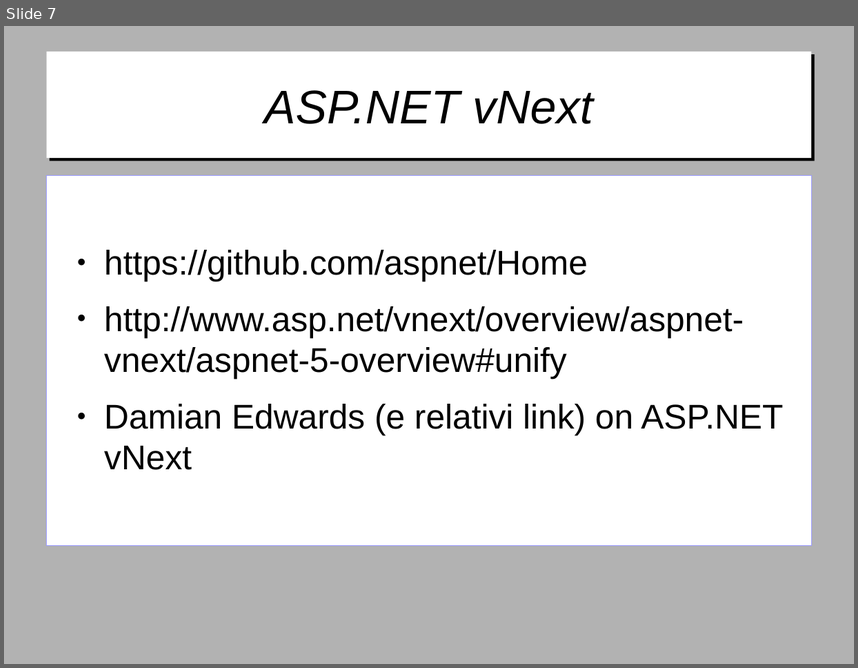
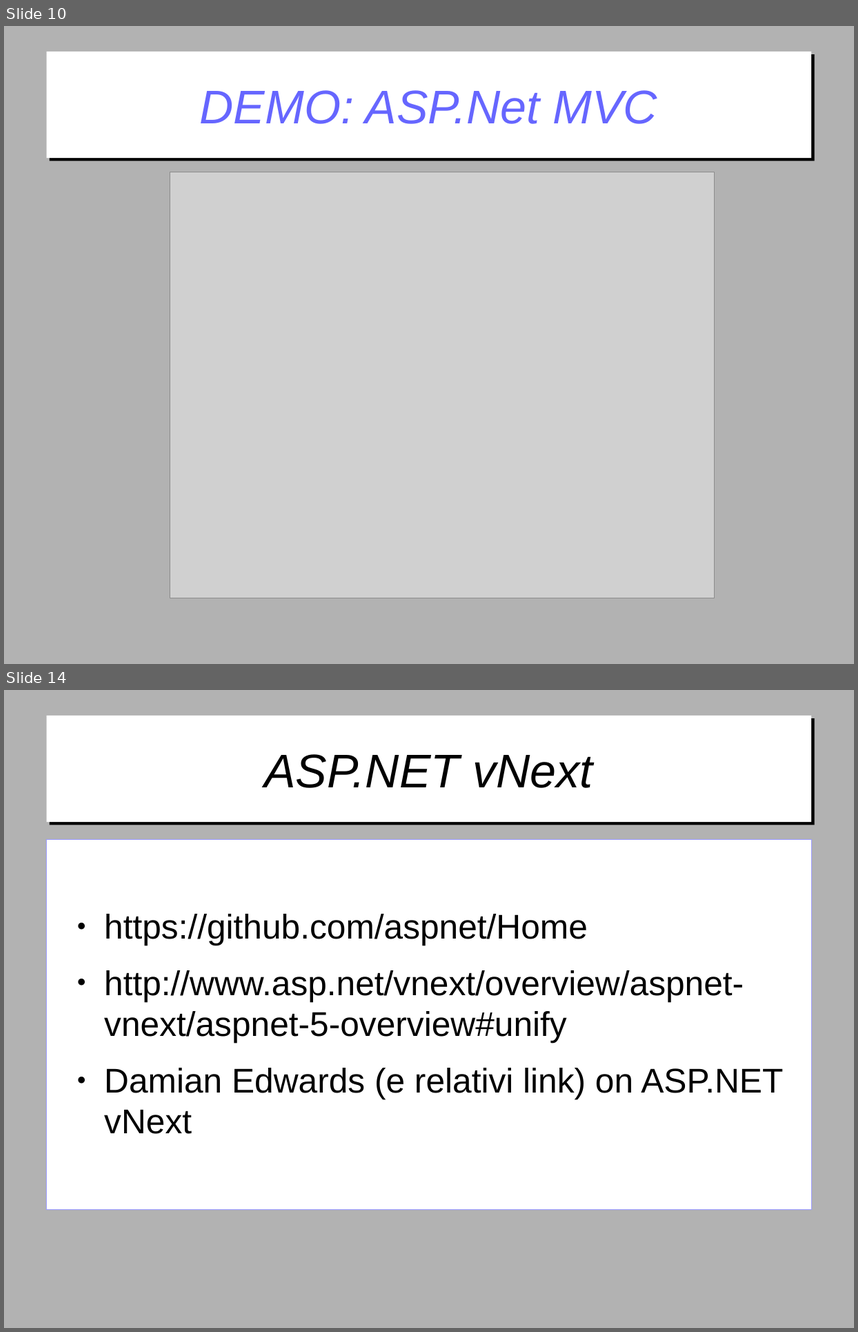
Before and after one commit to gitfer/ARXCourse, a slide deck: ARXCourse.odp. Shown one above the other, each under a label of ours: slide 7 before the commit, slides 10 and 14 after it; the slides between them are not shown. The pictures are 858x668 and 858x1332 pixels, drawn with LibreOffice and Linux fonts; fonts in the diff are those of the drawing; grey boxes stand for pictures; background and template pictures are left out. Boxes give left, top, right and bottom in pixels: in the first picture for what was removed or moved away, otherwise in the second. Text is boxed around its words. In the diff, an @@ line names an element or a change of style, - is before the commit and + after.

Commit message:
Demo MVC, slides e minor changes per RazorDemo

```diff
--- a/ARXCourse.odp
+++ b/ARXCourse.odp
@@ slide 10 added at bbox=[4, 26, 854, 664], background #B2B2B2 @@
@@ title added at bbox=[46, 52, 812, 158], fill #FFFFFF, 44 pt, text #6666FF, italic @@
+DEMO: ASP.Net MVC
@@ picture added at bbox=[170, 172, 715, 597] @@
@@ what was slide 7 is now slide 14 @@
```
Also in this commit, not shown: 6 other slides added, 2 other files.
